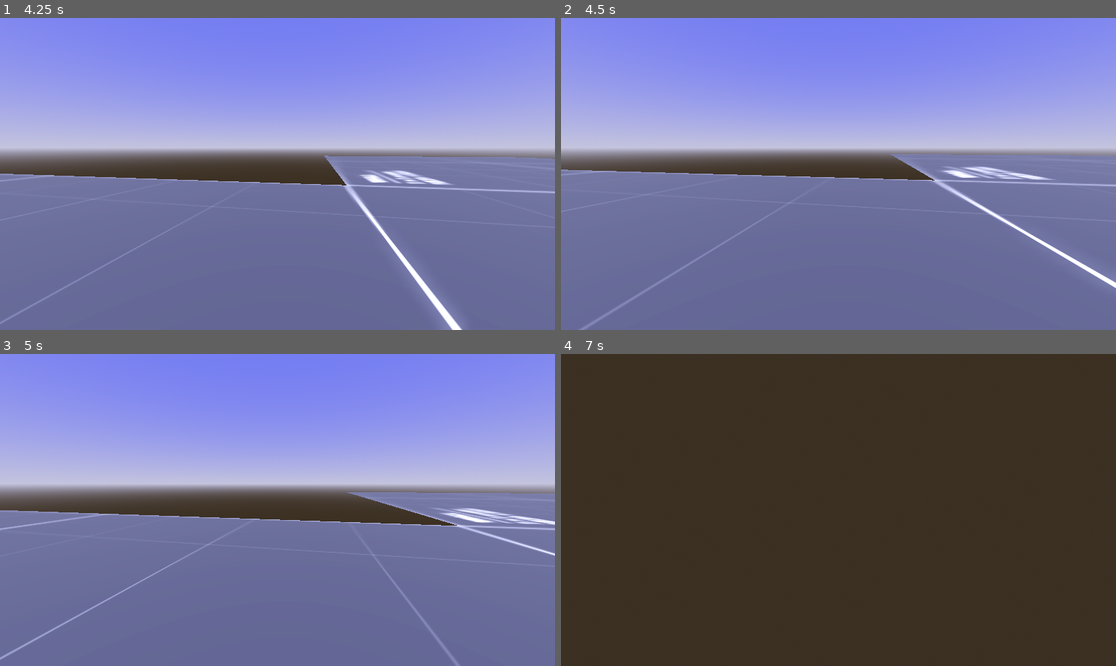
Above: before the commit, frames 1-4 (two rows, left to right).
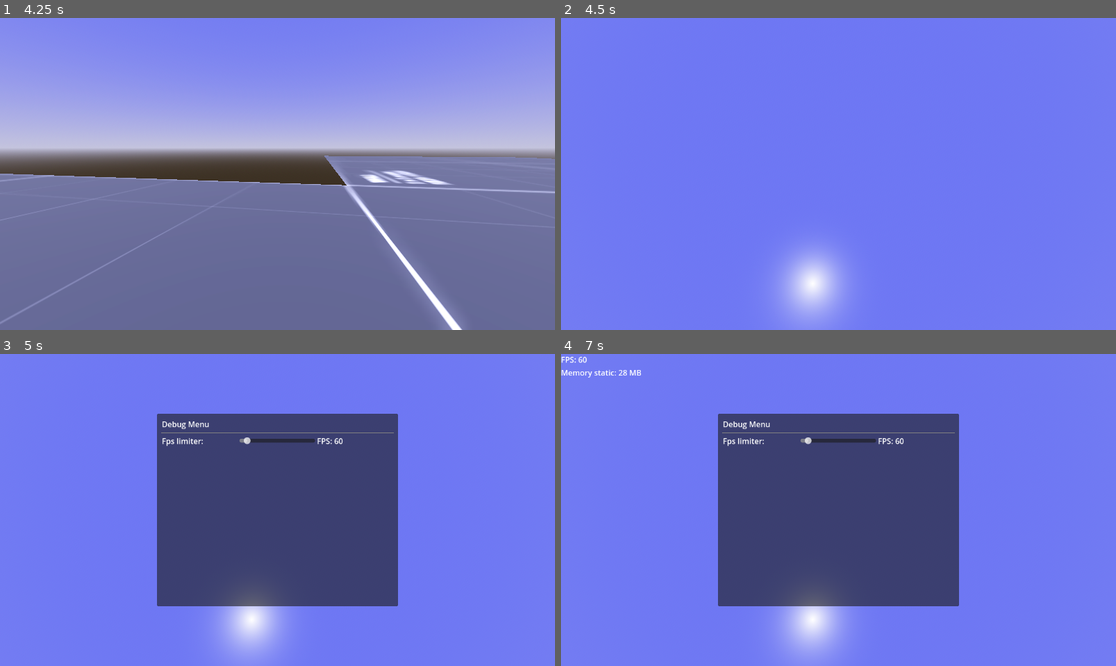
Above: after the commit, the same moments.

Repository: InffRittern/godot-test-project
Game: Godot game, scene res://levels/aperture_lab.tscn
Two runs of this game, one before a commit and one after it. Both use one fixed random seed, a clock stepped at 60 frames per second and the inputs below.
Inputs (mouse positions are in pixels of both pictures, inside the frame that each line leads up to):
- Up to frame 1 (4.25 s): tap Enter at 0.5 s; move the mouse to (305, 174) at 0.52 s; hold W (move_forward) from 0.53 s (still down); tap Space (jump) at 0.77, 1.52, 3.02, 3.77 s; move the mouse to (249, 174) at 1.27 s; move the mouse to (288, 167) at 2.02 s; move the mouse to (271, 180) at 2.77 s; move the mouse to (316, 177) at 3.52 s; tap Escape (ui_cancel) at 4.15 s
- Up to frame 2 (4.5 s): move the mouse to (672, 127) at 4.27 s; release W (move_forward) at 4.28 s; hold A (move_left) from 4.28 s (still down); click (672, 127) at 4.42 s
- Up to frame 3 (5 s): keep holding A (move_left); tap Space (jump) at 4.52 s; tap F2 (debug_menu, bound only after the commit) at 4.9 s
- Up to frame 4 (7 s): move the mouse to (844, 510) at 5.02 s; release A (move_left) at 5.03 s; hold W (move_forward) 5.03-5.78 s; tap F1 (performance, bound only after the commit) at 5.65 s; move the mouse to (816, 503) at 5.77 s; hold D (move_right) 5.78-6.53 s; tap Space (jump) at 6.02, 6.77 s; move the mouse to (866, 510) at 6.52 s; hold W (move_forward) from 6.53 s (still down)

Frame 1 is identical in both runs. In frame 2, 84% of the frame differs, in the area x 0-100%, y 9-100%; in frame 3, 84%; in frame 4, 100%, in the area x 0-100%, y 0-100%.

Commit message:
simple debug menu and simple profiler

Diff:
--- /dev/null
+++ b/GUI/Profiler.tscn
@@ -0,0 +1,18 @@
+[gd_scene load_steps=2 format=3 uid="uid://dudo2m8d87xnd"]
+
+[ext_resource type="Script" path="res://scripts/GUI/Profiler.gd" id="1_tbyq2"]
+
+[node name="Profiler" type="CanvasLayer"]
+script = ExtResource("1_tbyq2")
+
+[node name="DEBUG" type="VBoxContainer" parent="."]
+offset_right = 132.0
+offset_bottom = 86.0
+
+[node name="fps" type="Label" parent="DEBUG"]
+layout_mode = 2
+text = "FPS"
+
+[node name="memory" type="Label" parent="DEBUG"]
+layout_mode = 2
+text = "Memory"
--- /dev/null
+++ b/GUI/debug_menu.gdshader
@@ -0,0 +1,10 @@
+shader_type canvas_item;
+
+uniform float blur: hint_range(0.0, 2.5);
+uniform float brightness: hint_range(0.0, 1.0);
+uniform sampler2D SCREEN_TEXTURE : hint_screen_texture, filter_linear_mipmap;
+
+void fragment() {
+	COLOR = textureLod(SCREEN_TEXTURE, SCREEN_UV, blur);
+	COLOR.rgb *= brightness;
+}
--- /dev/null
+++ b/GUI/debug_menu.tscn
@@ -0,0 +1,70 @@
+[gd_scene load_steps=4 format=3 uid="uid://bo82mv1tm3wc1"]
+
+[ext_resource type="Script" path="res://scripts/GUI/debug_menu.gd" id="1_dilb2"]
+[ext_resource type="Shader" path="res://GUI/debug_menu.gdshader" id="1_yqo5e"]
+
+[sub_resource type="ShaderMaterial" id="ShaderMaterial_6rojn"]
+shader = ExtResource("1_yqo5e")
+shader_parameter/blur = 0.0
+shader_parameter/brightness = 1.0
+
+[node name="Debug_menu" type="ColorRect"]
+process_mode = 3
+material = SubResource("ShaderMaterial_6rojn")
+anchors_preset = 15
+anchor_right = 1.0
+anchor_bottom = 1.0
+grow_horizontal = 2
+grow_vertical = 2
+script = ExtResource("1_dilb2")
+
+[node name="CenterContainer" type="CenterContainer" parent="."]
+layout_mode = 1
+anchors_preset = 15
+anchor_right = 1.0
+anchor_bottom = 1.0
+grow_horizontal = 2
+grow_vertical = 2
+
+[node name="PanelContainer" type="PanelContainer" parent="CenterContainer"]
+custom_minimum_size = Vector2(500, 400)
+layout_mode = 2
+
+[node name="MarginContainer" type="MarginContainer" parent="CenterContainer/PanelContainer"]
+layout_mode = 2
+theme_override_constants/margin_left = 10
+theme_override_constants/margin_top = 10
+theme_override_constants/margin_right = 10
+theme_override_constants/margin_bottom = 10
+
+[node name="VBoxContainer" type="VBoxContainer" parent="CenterContainer/PanelContainer/MarginContainer"]
+layout_mode = 2
+
+[node name="Label" type="Label" parent="CenterContainer/PanelContainer/MarginContainer/VBoxContainer"]
+layout_mode = 2
+text = "Debug Menu"
+
+[node name="HSeparator" type="HSeparator" parent="CenterContainer/PanelContainer/MarginContainer/VBoxContainer"]
+layout_mode = 2
+
+[node name="HBoxContainer" type="HBoxContainer" parent="CenterContainer/PanelContainer/MarginContainer/VBoxContainer"]
+layout_mode = 2
+
+[node name="Label" type="Label" parent="CenterContainer/PanelContainer/MarginContainer/VBoxContainer/HBoxContainer"]
+layout_mode = 2
+size_flags_horizontal = 2
+text = "Fps limiter: "
+
+[node name="HSlider" type="HSlider" parent="CenterContainer/PanelContainer/MarginContainer/VBoxContainer/HBoxContainer"]
+layout_mode = 2
+size_flags_horizontal = 3
+size_flags_vertical = 4
+max_value = 1000.0
+value = 60.0
+
+[node name="Current_fps" type="Label" parent="CenterContainer/PanelContainer/MarginContainer/VBoxContainer/HBoxContainer"]
+layout_mode = 2
+size_flags_horizontal = 2
+text = "FPS:"
+
+[connection signal="value_changed" from="CenterContainer/PanelContainer/MarginContainer/VBoxContainer/HBoxContainer/HSlider" to="." method="_on_h_slider_value_changed"]
--- a/UI/PlayerMainUI.tscn
+++ /dev/null
@@ -1,9 +0,0 @@
-[gd_scene format=3 uid="uid://bsojoh0n2tikt"]
-
-[node name="Control" type="Control"]
-layout_mode = 3
-anchors_preset = 15
-anchor_right = 1.0
-anchor_bottom = 1.0
-grow_horizontal = 2
-grow_vertical = 2
--- a/characters/Player.tscn
+++ b/characters/Player.tscn
@@ -1,6 +1,8 @@
-[gd_scene load_steps=4 format=3 uid="uid://bruos3622oae5"]
+[gd_scene load_steps=6 format=3 uid="uid://7ijk8bwgo3t6"]
 
-[ext_resource type="Script" path="res://scripts/FpsController.gd" id="1_obgda"]
+[ext_resource type="Script" path="res://scripts/fps_contoller.gd" id="1_isn6q"]
+[ext_resource type="PackedScene" uid="uid://dudo2m8d87xnd" path="res://GUI/Profiler.tscn" id="2_c5857"]
+[ext_resource type="PackedScene" uid="uid://bo82mv1tm3wc1" path="res://GUI/debug_menu.tscn" id="3_c2t8w"]
 
 [sub_resource type="CapsuleMesh" id="CapsuleMesh_ngc46"]
 
@@ -9,7 +11,7 @@
 
 [node name="Player" type="CharacterBody3D"]
 transform = Transform3D(1, 0, 0, 0, 1, 0, 0, 0, 1, 0, 0.0345663, 0)
-script = ExtResource("1_obgda")
+script = ExtResource("1_isn6q")
 
 [node name="MeshInstance3D" type="MeshInstance3D" parent="."]
 mesh = SubResource("CapsuleMesh_ngc46")
@@ -22,5 +24,6 @@
 
 [node name="Camera3D" type="Camera3D" parent="Head"]
 
-[node name="RayCast3D" type="RayCast3D" parent="Head"]
-target_position = Vector3(0, 0, -2)
+[node name="Profiler" parent="Head/Camera3D" instance=ExtResource("2_c5857")]
+
+[node name="debug_menu" parent="." instance=ExtResource("3_c2t8w")]
--- a/project.godot
+++ b/project.godot
@@ -81,6 +81,16 @@
 "events": [Object(InputEventJoypadMotion,"resource_local_to_scene":false,"resource_name":"","device":-1,"axis":2,"axis_value":1.0,"script":null)
 ]
 }
+performance={
+"deadzone": 0.5,
+"events": [Object(InputEventKey,"resource_local_to_scene":false,"resource_name":"","device":-1,"window_id":0,"alt_pressed":false,"shift_pressed":false,"ctrl_pressed":false,"meta_pressed":false,"pressed":false,"keycode":0,"physical_keycode":4194332,"key_label":0,"unicode":0,"echo":false,"script":null)
+]
+}
+debug_menu={
+"deadzone": 0.5,
+"events": [Object(InputEventKey,"resource_local_to_scene":false,"resource_name":"","device":-1,"window_id":0,"alt_pressed":false,"shift_pressed":false,"ctrl_pressed":false,"meta_pressed":false,"pressed":false,"keycode":0,"physical_keycode":4194333,"key_label":0,"unicode":0,"echo":false,"script":null)
+]
+}
 
 [physics]
 
--- /dev/null
+++ b/scripts/GUI/Profiler.gd
@@ -0,0 +1,21 @@
+extends CanvasLayer
+
+
+@onready var debug_list := $DEBUG
+@onready var fps := $DEBUG/fps
+@onready var memory := $DEBUG/memory
+
+# Called when the node enters the scene tree for the first time.
+func _ready():
+	visible = false
+	pass # Replace with function body.
+
+func _unhandled_input(event):
+	if event.is_action_pressed('performance'):
+		visible = !visible
+
+
+# Called every frame. 'delta' is the elapsed time since the previous frame.
+func _process(delta):
+	fps.text = 'FPS: ' + str(Performance.get_monitor(Performance.TIME_FPS))
+	memory.text = 'Memory static: ' + str(round(Performance.get_monitor(Performance.MEMORY_STATIC)/1024/1024)) + ' MB'
--- /dev/null
+++ b/scripts/GUI/debug_menu.gd
@@ -0,0 +1,21 @@
+extends ColorRect
+
+@onready var curent_fps := $CenterContainer/PanelContainer/MarginContainer/VBoxContainer/HBoxContainer/Current_fps
+@onready var fps_slider := $CenterContainer/PanelContainer/MarginContainer/VBoxContainer/HBoxContainer/HSlider
+
+# Called when the node enters the scene tree for the first time.
+func _ready():
+	visible = false
+	curent_fps.text = 'FPS: ' + str(fps_slider.value)
+	pass # Replace with function body.
+
+
+func _unhandled_input(event):
+	if event.is_action_pressed('debug_menu'):
+		visible = !visible
+		Engine.set_time_scale(0.0 if visible else 1.0)
+		Input.set_mouse_mode(Input.MOUSE_MODE_VISIBLE if visible else Input.MOUSE_MODE_CAPTURED)
+
+func _on_h_slider_value_changed(value):
+	Engine.set_max_fps(value)
+	curent_fps.text = 'FPS: ' + str(value)
--- a/scripts/FpsController.gd
+++ b/scripts/fps_contoller.gd
@@ -21,14 +21,8 @@
 	Input.set_mouse_mode(Input.MOUSE_MODE_CAPTURED)
 
 func _unhandled_input(event: InputEvent) -> void:
-	if event is InputEventMouseButton:
-		Input.set_mouse_mode(Input.MOUSE_MODE_CAPTURED)
-	elif event.is_action_pressed('ui_cancel'):
-		Input.set_mouse_mode(Input.MOUSE_MODE_VISIBLE)
-	if Input.get_mouse_mode() == Input.MOUSE_MODE_CAPTURED:
-		if event is InputEventMouseMotion:
-			rotate_camera(event.relative, mouse_sensitivity)
-
+	if event is InputEventMouseMotion and Input.get_mouse_mode() == Input.MOUSE_MODE_CAPTURED:
+		rotate_camera(event.relative, mouse_sensitivity)
 
 func _physics_process(delta):
 	var input_vector = get_input_vector()
Not shown: 1 places in levels/aperture_lab.tscn that only renumber resources
